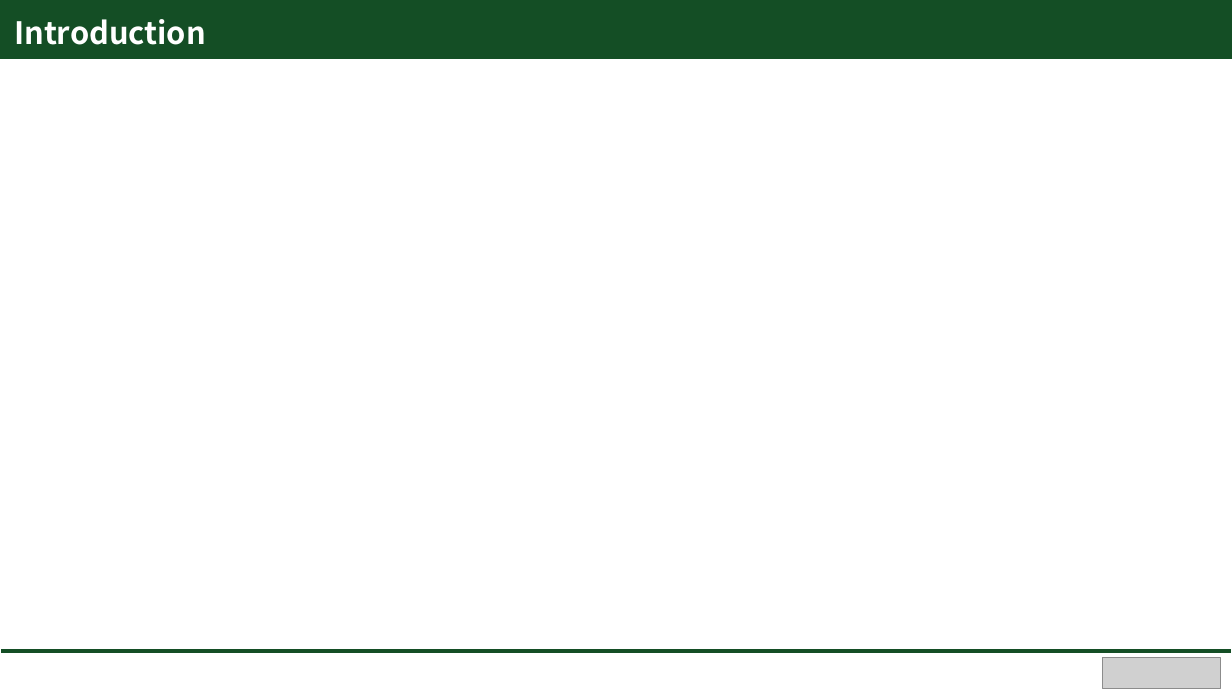
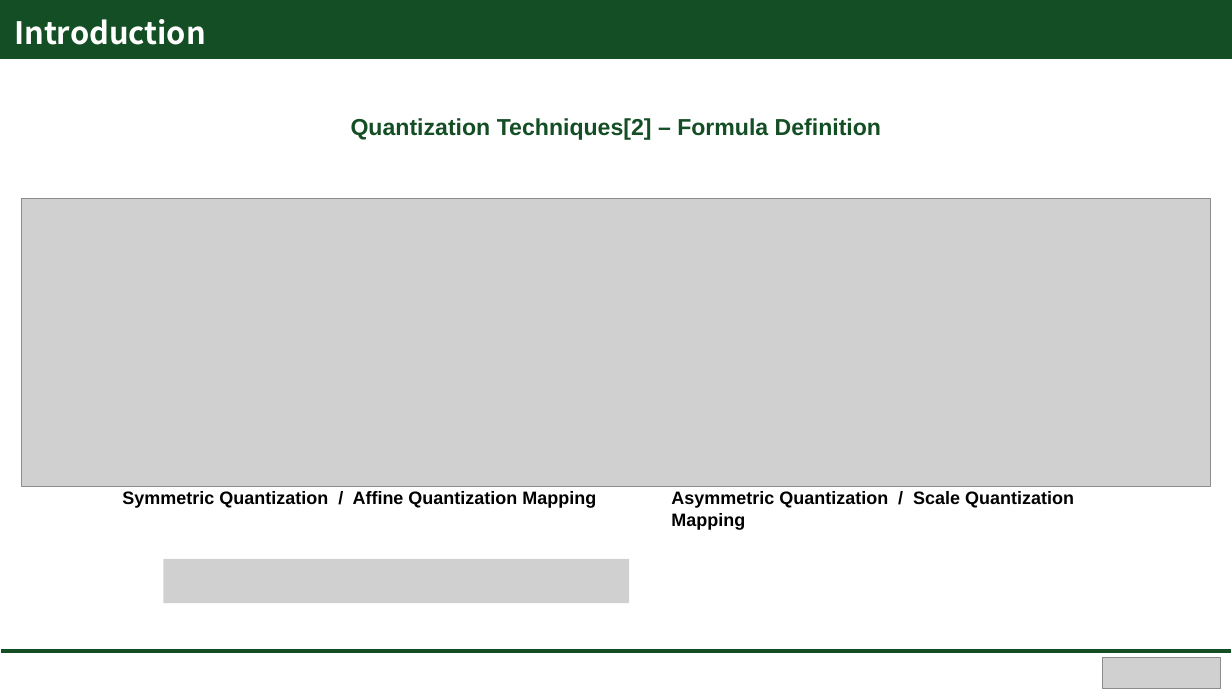
Before and after one commit to Hongsehyun/SV_Intern_Memo, a slide deck: slide 9 of 1. Study Summary/Paper Review/[2nd_Paper Review] Introduction and Execution of Quantization based on PyTorch.pptx. Drawn at 1232x693 pixels with LibreOffice and Linux fonts; fonts in the diff are those of the drawing; grey boxes stand for pictures. Boxes give left, top, right and bottom in pixels: in the first picture for what was removed or moved away, otherwise in the second. Text is boxed around its words. In the diff, an @@ line names an element or a change of style, - is before the commit and + after.

```diff
--- a/1. Study Summary/Paper Review/[2nd_Paper Review] Introduction and Execution of Quantization based on PyTorch.pptx
+++ b/1. Study Summary/Paper Review/[2nd_Paper Review] Introduction and Execution of Quantization based on PyTorch.pptx
@@ text added at (351, 118, 881, 140), 18 pt, text #144E25, bold @@
+Quantization Techniques[2] – Formula Definition
@@ picture added at (21, 199, 1211, 486) @@
@@ text added at (122, 491, 596, 508), 14 pt, text #000000, bold @@
+Symmetric Quantization / Affine Quantization Mapping
@@ text added at (671, 491, 1074, 530), 14 pt, text #000000, bold @@
+Asymmetric Quantization / Scale Quantization Mapping
@@ picture added at (164, 559, 629, 604) @@
```
Also in this commit, not shown: 10 other slides changed, 1 slide added, 2 slides removed, 2 other files.
